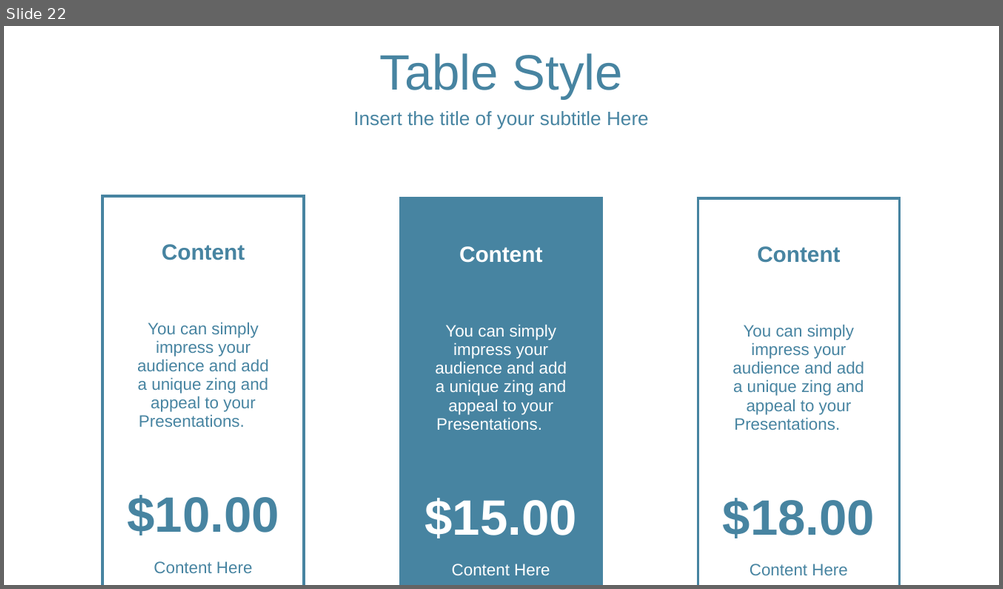
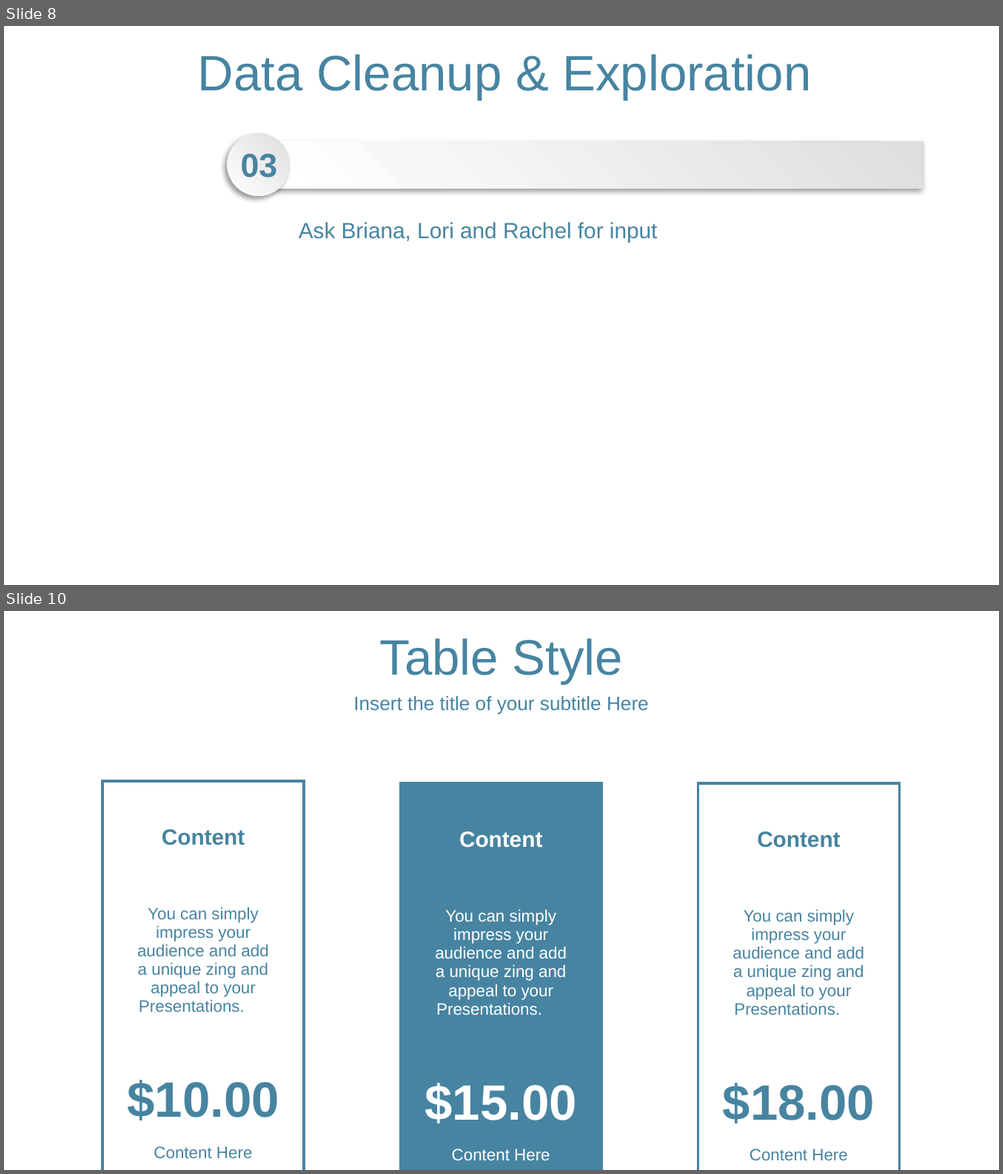
Before and after one commit to LoriHarris/Real_Estate_Affordability, a slide deck: RealEstate Project.pptx. Shown one above the other, each under a label of ours: slide 22 before the commit, slides 8 and 10 after it; the slides between them are not shown. The pictures are 1003x589 and 1003x1174 pixels, drawn with LibreOffice and Linux fonts; fonts in the diff are those of the drawing; background and template pictures are left out. Boxes give left, top, right and bottom in pixels: in the first picture for what was removed or moved away, otherwise in the second. Text is boxed around its words. In the diff, an @@ line names an element or a change of style, - is before the commit and + after.

```diff
--- a/RealEstate Project.pptx
+++ b/RealEstate Project.pptx
@@ slide 8 added at (x1=4, y1=26, x2=999, y2=585), background picture (left out) @@
@@ text added at (x1=198, y1=54, x2=811, y2=100), 36 pt, text #4784A1 @@
+Data Cleanup & Exploration
@@ ellipse added at (x1=227, y1=133, x2=290, y2=196), fill gradient #DEDEDE to #FFFFFF @@
@@ text added at (x1=241, y1=153, x2=278, y2=178), 24 pt, text #4784A1, bold @@
+03
@@ rectangle added at (x1=275, y1=141, x2=925, y2=188), fill gradient #DEDEDE to #FFFFFF @@
@@ text added at (x1=299, y1=222, x2=657, y2=242), 16 pt, text #4784A1 @@
+Ask Briana, Lori and Rachel for input
@@ what was slide 22 is now slide 10 @@
```
Also in this commit, not shown: 1 slide changed, 12 other slides added, 8 slides removed.
